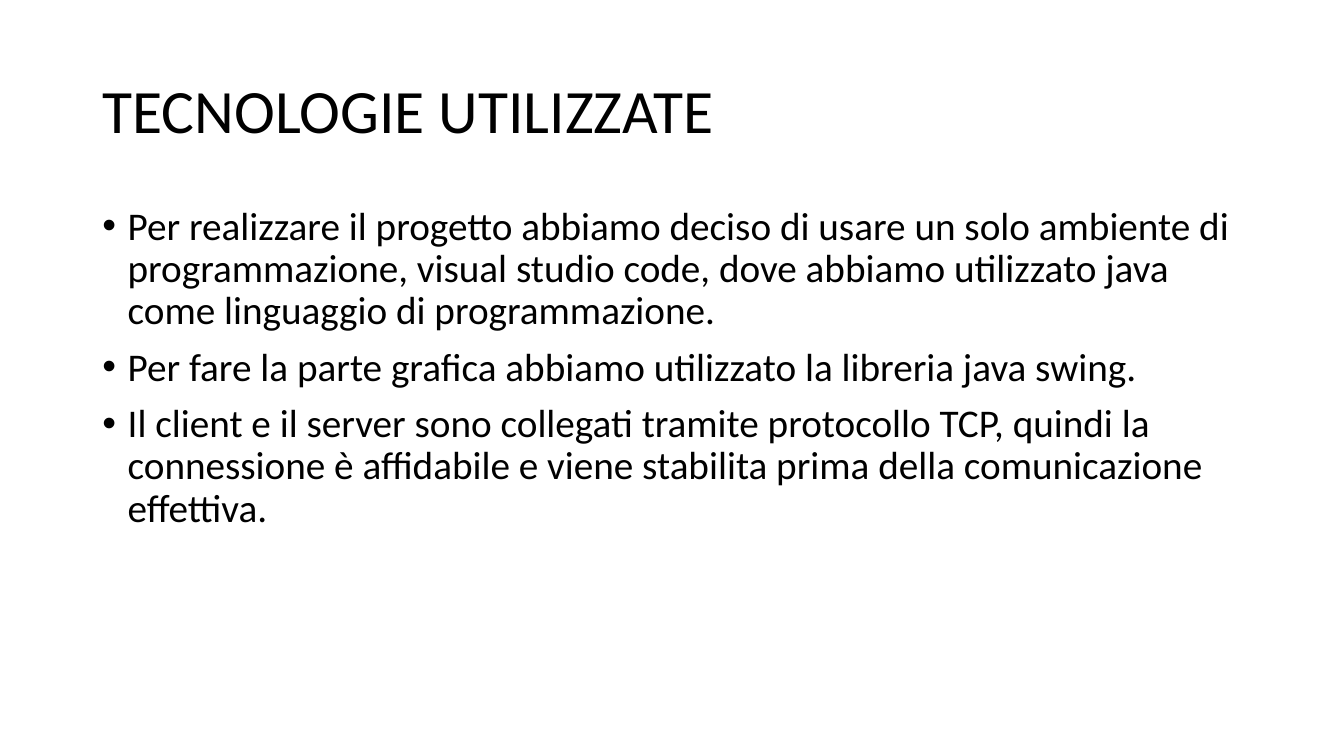
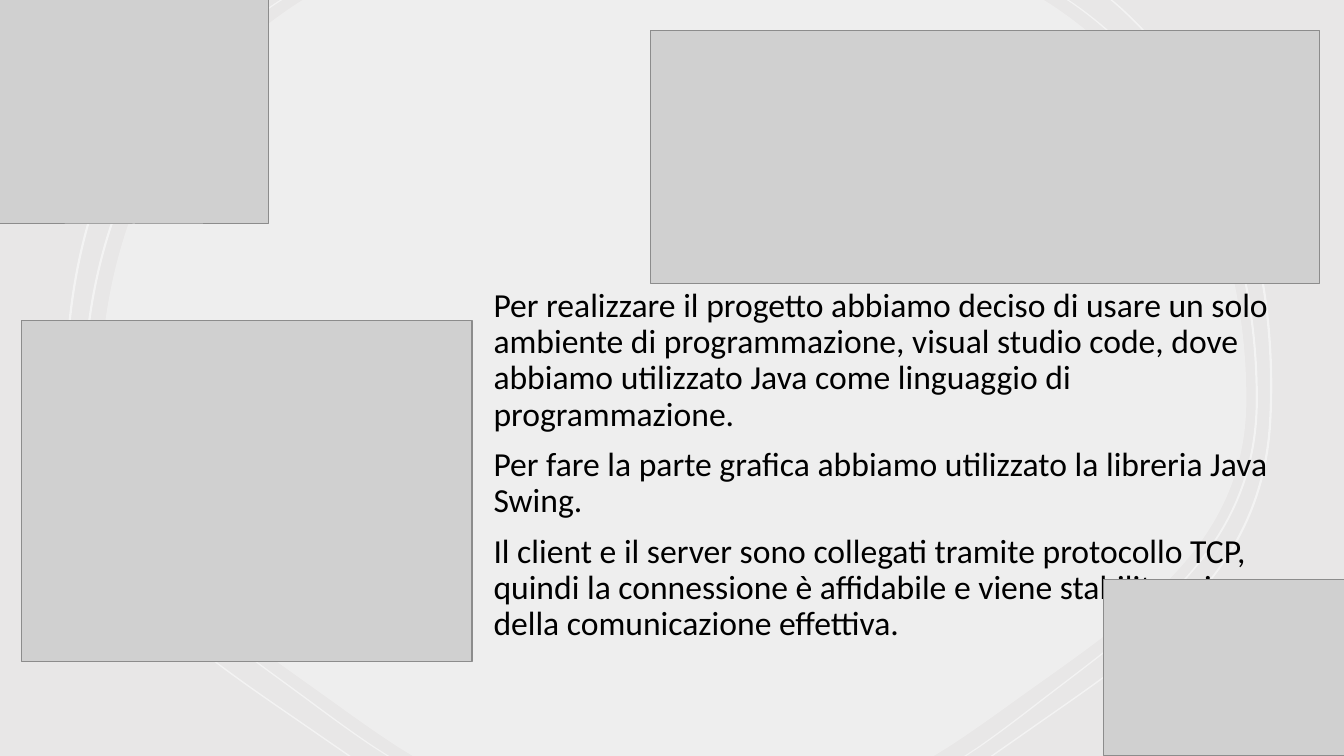
Before and after one commit to simoriv4/scacchi, a slide deck: slide 4 of docs/slides/Uno-game.pptx (slide 3 before the commit). Drawn at 1344x756 pixels with LibreOffice and Linux fonts; fonts in the diff are those of the drawing; grey boxes stand for pictures. Boxes give left, top, right and bottom in pixels: in the first picture for what was removed or moved away, otherwise in the second. Text is boxed around its words. In the diff, an @@ line names an element or a change of style, - is before the commit and + after.

```diff
--- a/docs/slides/Uno-game.pptx
+++ b/docs/slides/Uno-game.pptx
@@ background #FFFFFF to #FF0000 @@
@@ rectangle added at (0, 0, 1344, 756), fill #E9E7E7 @@
@@ picture added at (0, 0, 268, 224) @@
@@ group added at (66, 0, 1273, 756): 5 freeform shapes @@
@@ picture added at (651, 30, 1321, 283) @@
@@ title removed at (102, 93, 714, 134) @@
-TECNOLOGIE UTILIZZATE
@@ text "Per realizzare il progetto abbiamo ...": place and size @@
-text "Per realizzare il progetto abbiamo ..." at (128, 212, 1229, 523)
+text "Per realizzare il progetto abbiamo ..." at (494, 293, 1267, 636)
@@ text at (494, 293, 1267, 518): text changed; size 28 to 24 pt @@
-• Per realizzare il progetto abbiamo deciso di usare un solo ambiente di programmazione, visual studio code, dove abbiamo utilizzato java come linguaggio di programmazione.
-• Per fare la parte grafica abbiamo utilizzato la libreria java swing.
+Per realizzare il progetto abbiamo deciso di usare un solo ambiente di programmazione, visual studio code, dove abbiamo utilizzato Java come linguaggio di programmazione.
+Per fare la parte grafica abbiamo utilizzato la libreria Java Swing.
@@ picture added at (21, 321, 472, 661) @@
@@ text at (494, 539, 1255, 636): size 28 to 24 pt in "Il client e il server sono collegati ..."; bullet • to none @@
@@ picture added at (1103, 580, 1344, 756) @@
```
Also in this commit, not shown: 5 other slides changed, 7 slides added, 3 other files.
